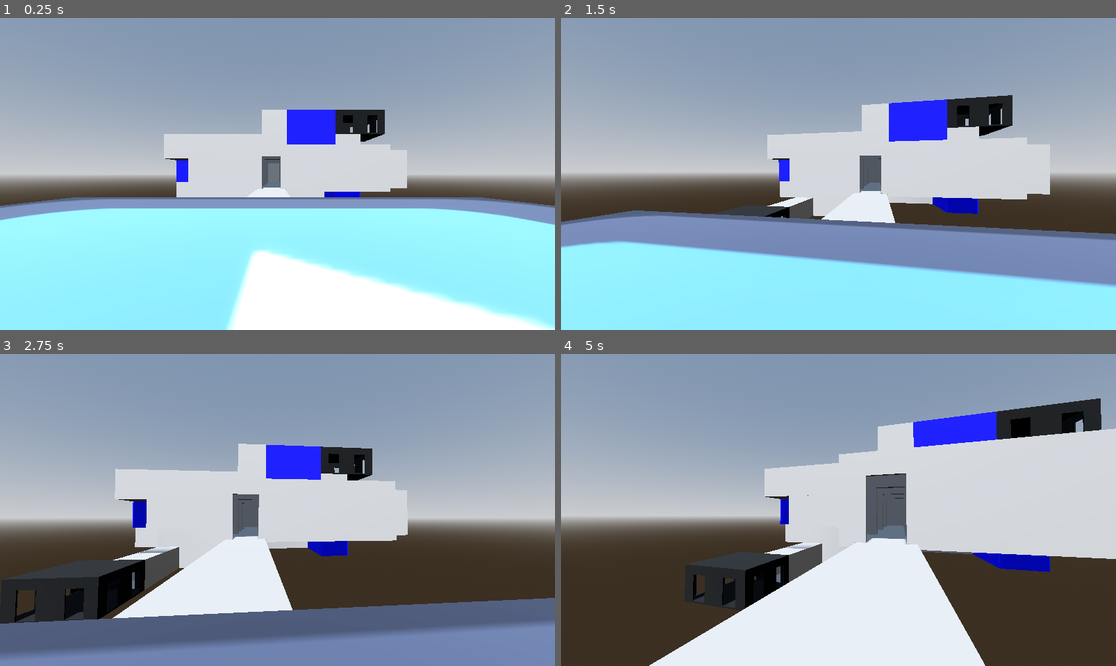
Above: before the commit, frames 1-4 (two rows, left to right).
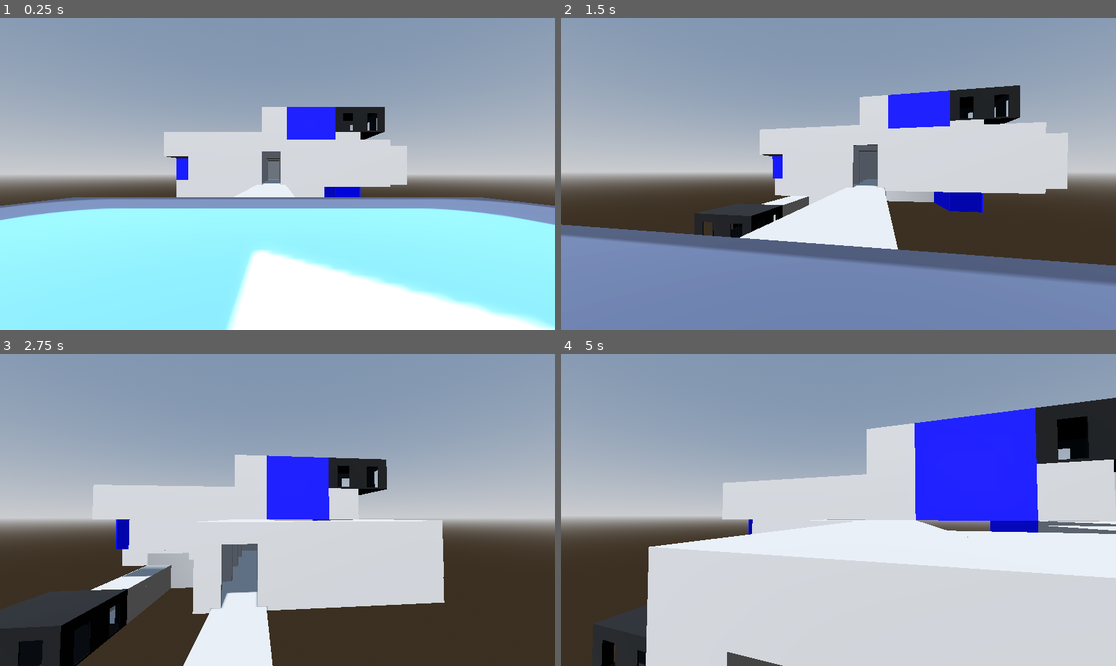
Above: after the commit, the same moments.

Repository: Kiril-P/The-Dungeon-Was-A-Mistake
Game: Godot game, scene res://Dungeon/DungeonTest.tscn
Same seed, same stepped clock (60 frames per second), same inputs: the game is played once before the commit and once after it. The engine's default icon, where the game draws it, is replaced by a stand-in: a white triangle on a blue panel in a dark square.
Inputs (mouse positions are in pixels of both pictures, inside the frame that each line leads up to):
- Up to frame 1 (0.25 s): no input
- Up to frame 2 (1.5 s): tap Enter at 0.5 s; move the mouse to (866, 174) at 0.52 s; hold V 0.53-1.28 s; hold W (forward) from 0.53 s (still down); tap Space (jump) at 0.77, 1.07 s; tap Shift at 0.8, 1.35 s; move the mouse to (810, 174) at 1.27 s
- Up to frame 3 (2.75 s): keep holding W (forward); tap Space (jump) at 1.52, 1.55, 1.82 s; move the mouse to (288, 503) at 2.02 s; hold Space (jump) from 2.03 s (still down); tap V at 2.3 s
- Up to frame 4 (5 s): keep holding W (forward); move the mouse to (832, 516) at 2.77 s; release Space (jump) at 2.78 s; tap V at 2.85, 4.55 s; tap Space (jump) at 3.02, 3.32, 3.77, 3.8, 4.07, 4.52, 4.82 s; tap Shift at 3.05 s; move the mouse to (877, 513) at 3.52 s; hold Shift 3.53-4.28 s; move the mouse to (794, 506) at 4.27 s; tap N at 4.35 s

The runs differ from the first frame. In frame 1, 1.2% of the frame differs, in the area x 29-74%, y 28-58%; in frame 2, 40%; in frame 3, 38%; in frame 4, 49%, in the area x 6-100%, y 14-100%.

Commit message:
Added player devmode
Press v while in game to go into player godmode - double speed and can fly
hold shift or space to go up or down

Diff:
--- a/Dungeon/DungeonTest.tscn
+++ b/Dungeon/DungeonTest.tscn
@@ -30,4 +30,4 @@
 transform = Transform3D(1, 0, 0, 0, 1, 0, 0, 0, 1, 0, 0, -4.9885178)
 
 [node name="World" parent="." instance=ExtResource("5_y8oqj")]
-transform = Transform3D(1, 0, 0, 0, 1, 0, 0, 0, 1, 6.283909, 1.487175, 82.98627)
+transform = Transform3D(1, 0, 0, 0, 1, 0, 0, 0, 1, 6.283909, 0.52573776, 82.98627)
--- a/player/player.gd
+++ b/player/player.gd
@@ -1,21 +1,57 @@
 extends CharacterBody3D
-
 
 const SPEED = 5.0
 const JUMP_VELOCITY = 4.5
+const NOCLIP_SPEED = SPEED * 2.0
 
+var noclip: bool = false
+var _v_prev: bool = false
+var _orig_layer: int
+var _orig_mask: int
+
+func _ready() -> void:
+	_orig_layer = collision_layer
+	_orig_mask = collision_mask
 
 func _physics_process(delta: float) -> void:
-	# Add the gravity.
+	# Toggle noclip with the V key.
+	var v_now := Input.is_physical_key_pressed(KEY_V)
+	if v_now and not _v_prev:
+		noclip = not noclip
+		if noclip:
+			collision_layer = 0
+			collision_mask = 0
+			velocity = Vector3.ZERO
+		else:
+			collision_layer = _orig_layer
+			collision_mask = _orig_mask
+	_v_prev = v_now
+
+	if noclip:
+		# Free-fly (no gravity, no collisions).
+		var input_dir := Input.get_vector("left", "right", "forward", "backward")
+		var direction := (transform.basis * Vector3(input_dir.x, 0, input_dir.y)).normalized()
+		velocity.x = direction.x * NOCLIP_SPEED
+		velocity.z = direction.z * NOCLIP_SPEED
+
+		# Up/Down: Space (jump) to go up, Shift to go down.
+		if Input.is_action_pressed("jump") or Input.is_physical_key_pressed(KEY_SPACE):
+			velocity.y = NOCLIP_SPEED
+		elif Input.is_physical_key_pressed(KEY_SHIFT):
+			velocity.y = -NOCLIP_SPEED
+		else:
+			velocity.y = 0
+
+		move_and_slide()
+		return
+
+	# Normal movement with gravity and collisions.
 	if not is_on_floor():
 		velocity += get_gravity() * delta
 
-	# Handle jump.
 	if Input.is_action_just_pressed("jump") and is_on_floor():
 		velocity.y = JUMP_VELOCITY
 
-	# Get the input direction and handle the movement/deceleration.
-	# As good practice, you should replace UI actions with custom gameplay actions.
 	var input_dir := Input.get_vector("left", "right", "forward", "backward")
 	var direction := (transform.basis * Vector3(input_dir.x, 0, input_dir.y)).normalized()
 	if direction:
